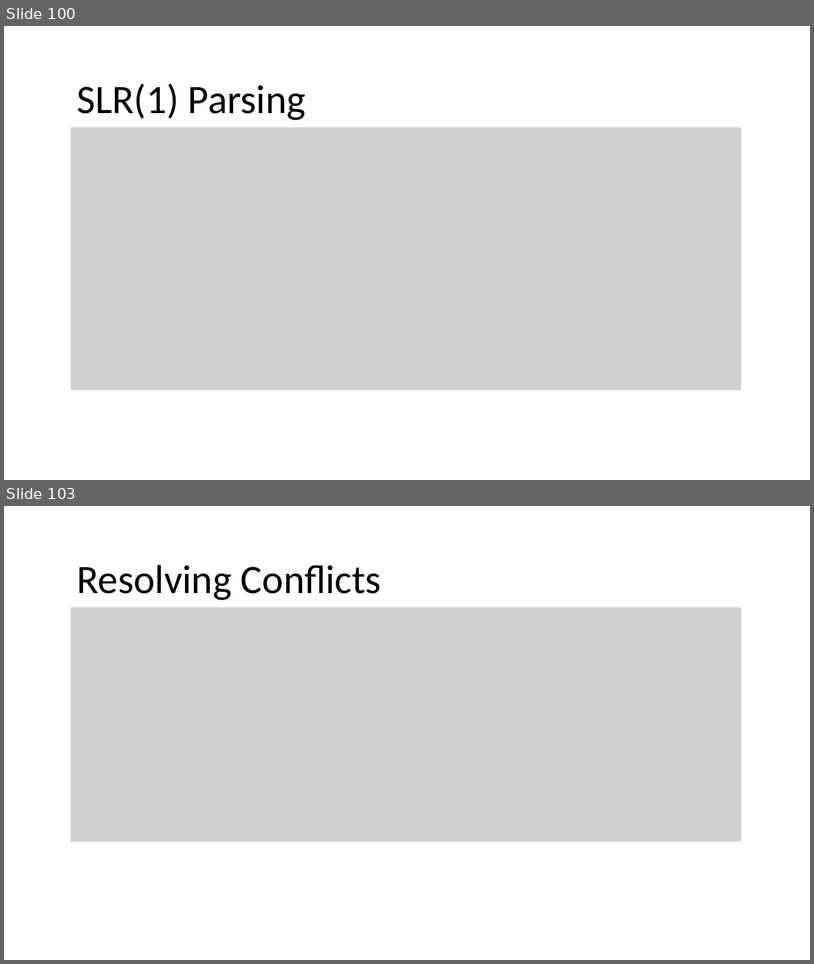
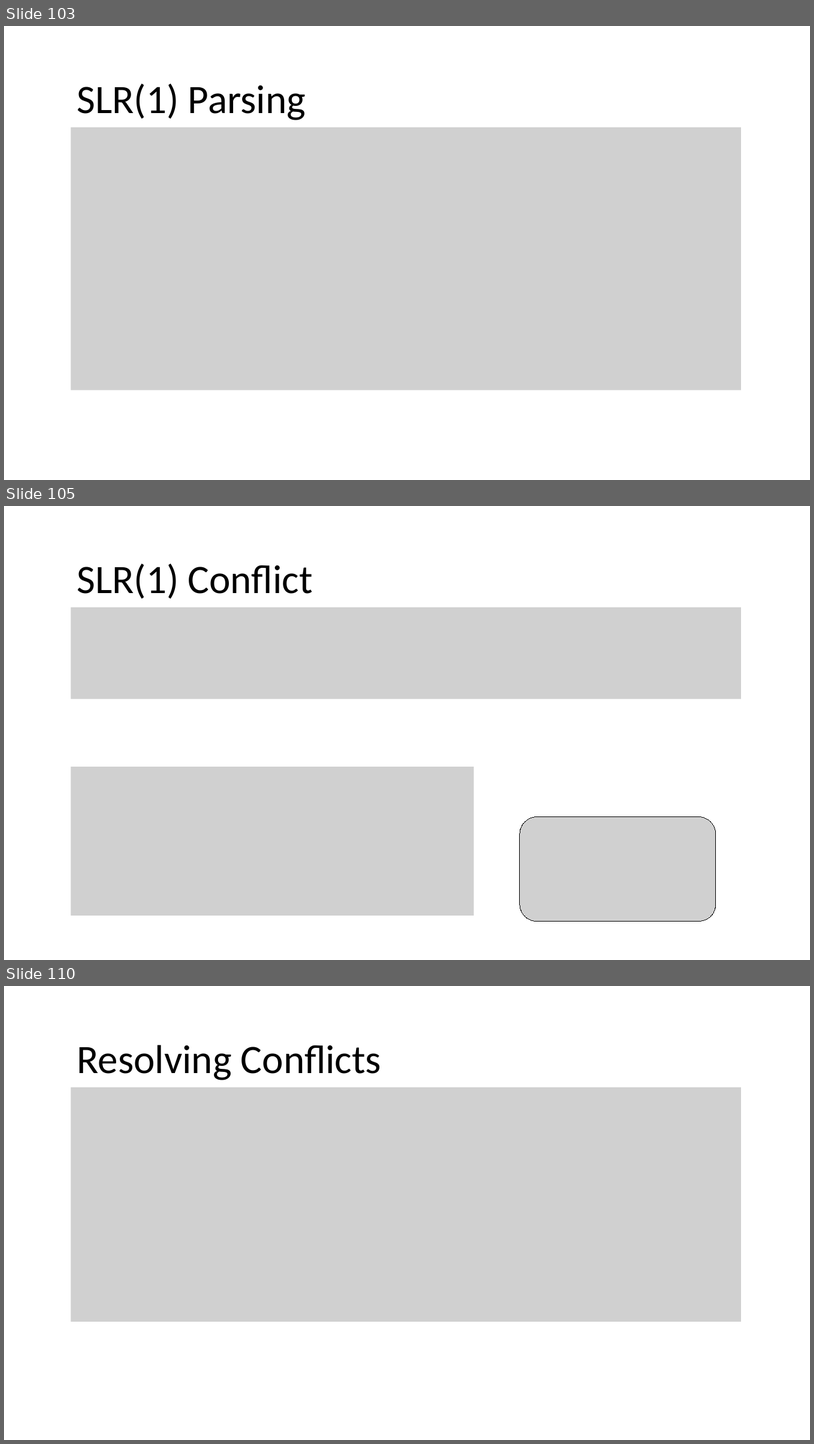
Before and after one commit to nivshani/compilation, a slide deck: slides/bottom_up_parsing.pptx. Shown one above the other, each under a label of ours: slides 100 and 103 before the commit, slides 103, 105 and 110 after it; the slides between them are not shown. The pictures are 814x964 and 814x1444 pixels, drawn with LibreOffice and Linux fonts; fonts in the diff are those of the drawing; grey boxes stand for pictures. Boxes give left, top, right and bottom in pixels: in the first picture for what was removed or moved away, otherwise in the second. Text is boxed around its words. In the diff, an @@ line names an element or a change of style, - is before the commit and + after.

```diff
--- a/slides/bottom_up_parsing.pptx
+++ b/slides/bottom_up_parsing.pptx
@@ slide 105 added at (4,506,810,960), background #FFFFFF @@
@@ text added at (77,564,313,598), 48 pt, text #000000 @@
+SLR(1) Conflict
@@ picture added at (71,607,742,699) @@
@@ picture added at (71,767,474,916) @@
@@ picture added at (520,816,716,921) @@
@@ what was slide 100 is now slide 103 @@
@@ what was slide 103 is now slide 110 @@
```
Also in this commit, not shown: 3 slides changed, 19 other slides added, 1 other file.
